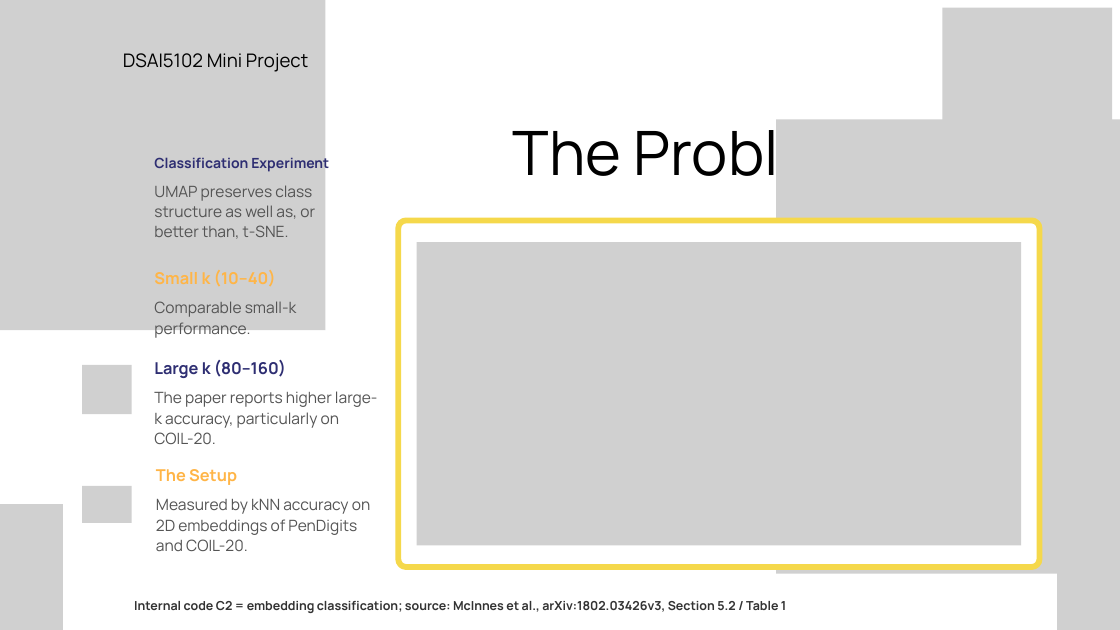
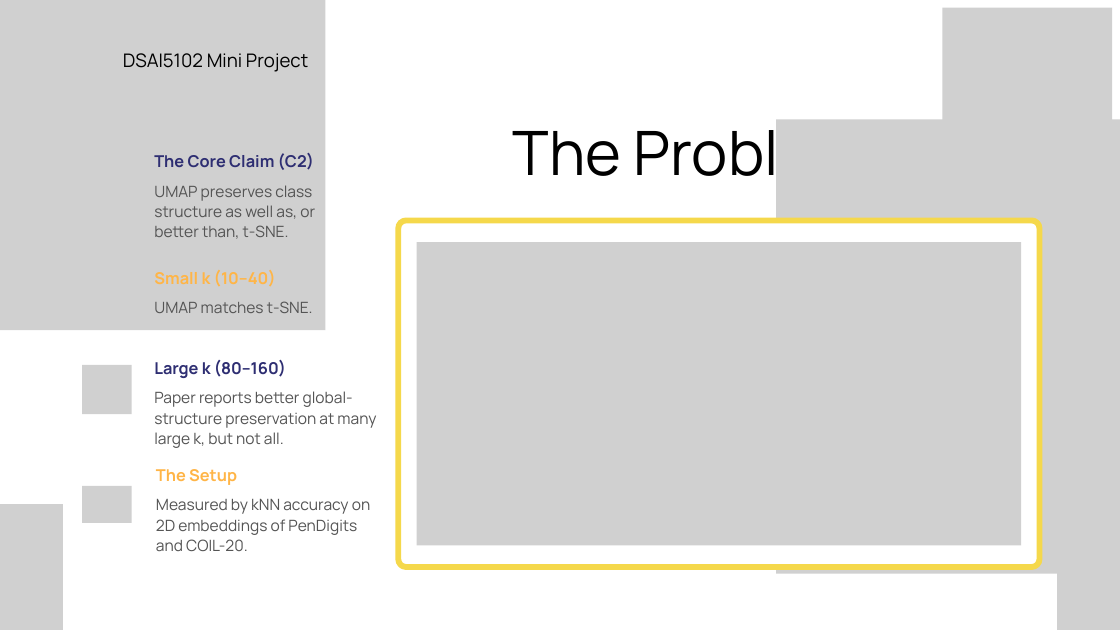
Before and after one commit to PKLgames/dsai5102MiniProject, a slide deck: slide 2 of slides/DSAI5102_Group16_Slides.pptx. Drawn at 1120x630 pixels with LibreOffice and Linux fonts; fonts in the diff are those of the drawing; grey boxes stand for pictures. Boxes give left, top, right and bottom in pixels: in the first picture for what was removed or moved away, otherwise in the second. Text is boxed around its words. In the diff, an @@ line names an element or a change of style, - is before the commit and + after.

```diff
--- a/slides/DSAI5102_Group16_Slides.pptx
+++ b/slides/DSAI5102_Group16_Slides.pptx
@@ text at [154, 153, 314, 170]: text changed; size 18 to 21 pt @@
-Classification Experiment
+The Core Claim (C2)
@@ text at [154, 301, 313, 313]: text changed @@
-Comparable small-k performance.
+UMAP matches t-SNE.
@@ text at [154, 391, 376, 448]: text changed @@
-The paper reports higher large-k accuracy, particularly on COIL-20.
+Paper reports better global-structure preservation at many large k, but not all.
@@ text removed at [134, 601, 786, 613] @@
-Internal code C2 = embedding classification; source: McInnes et al., arXiv:1802.03426v3, Section 5.2 / Table 1
```
Also in this commit, not shown: 7 other slides changed, 1 other file.
